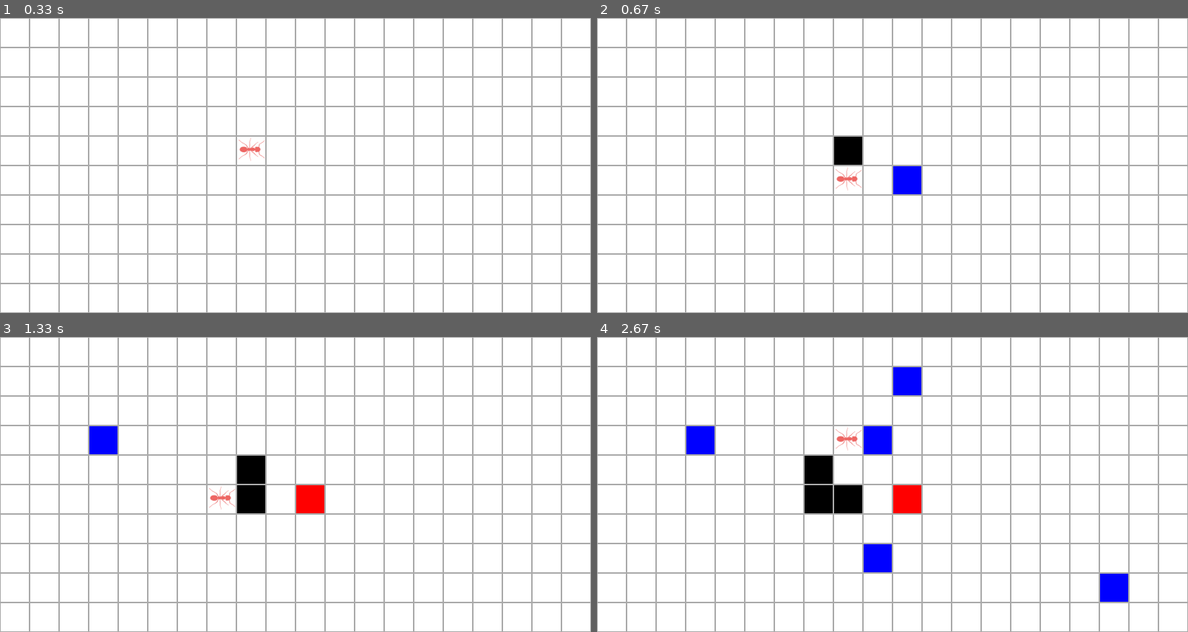
Above: before the commit, frames 1-4 (two rows, left to right).
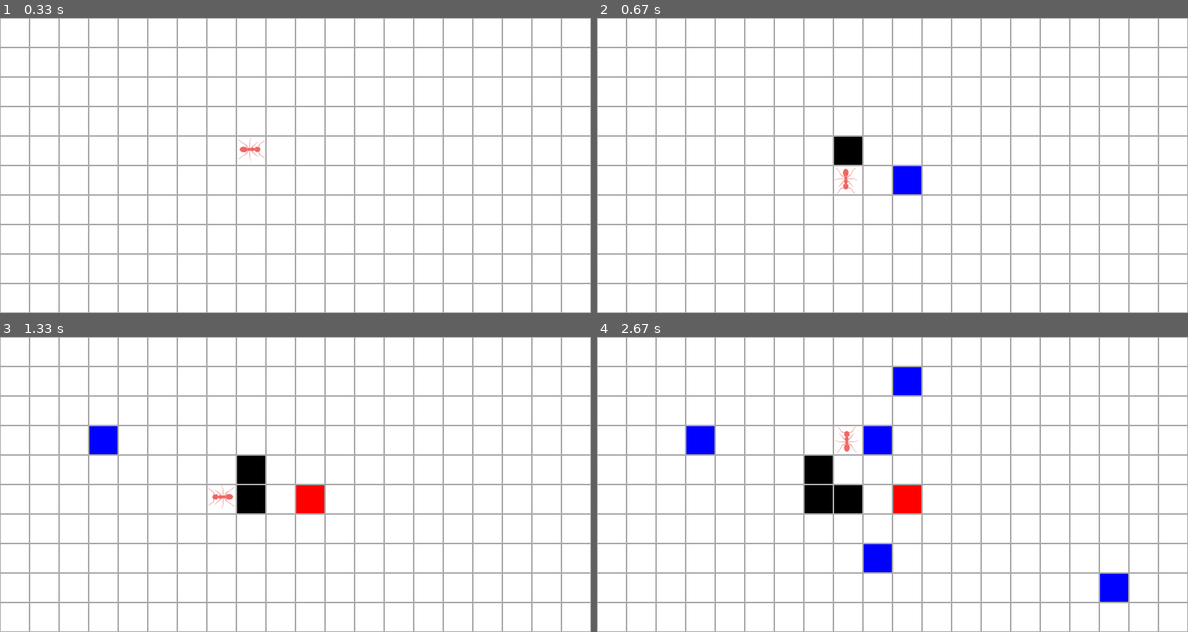
Above: after the commit, the same moments.

Repository: rasmusgraver/IT2_pensum_2025
Game: pygame game, started from Kap 4B Rutenett/LangtonsMaur/main.py
The game is run twice, just before and just after one commit, with the same random seed, the same clock (stepped at 60 frames per second) and the same inputs.
Inputs (mouse positions are in pixels of both pictures, inside the frame that each line leads up to):
- Up to frame 1 (0.33 s): no input
- Up to frame 2 (0.67 s): click (892, 165) at 0.38 s
- Up to frame 3 (1.33 s): click (295, 502) at 0.72 s; click (112, 440) at 1.05 s
- Up to frame 4 (2.67 s): click (1111, 587) at 1.38 s; click (904, 384) at 1.72 s; click (862, 561) at 2.05 s; click (874, 434) at 2.38 s

Frame 1 is identical in both runs. In frame 2, 0.2% of the frame differs, in the area x 40-45%, y 50-60%; in frame 3, 0.1%; in frame 4, 0.2%, in the area x 40-45%, y 30-40%.

Commit message:
Update maur.py

Diff:
--- a/Kap 4B Rutenett/LangtonsMaur/maur.py
+++ b/Kap 4B Rutenett/LangtonsMaur/maur.py
@@ -19,7 +19,9 @@
     def draw(self, vindu):
         x = self.kolonne * CELLE_STR
         y = self.rad * CELLE_STR
-        vindu.blit(self.bilde, (x,y) )
+        # Roter bilde til å peke rett vei
+        bilde = pg.transform.rotate(self.bilde, -(90*self.retningsIndex))
+        vindu.blit(bilde, (x,y) )
 
     def flytt(self):
         if self.rutenett.brett[self.rad][self.kolonne].farge == WHITE:
